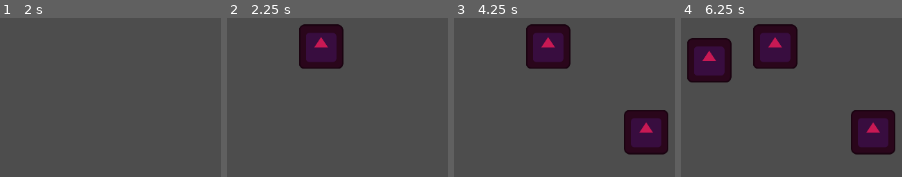
Above: before the commit, frames 1-4 (left to right).
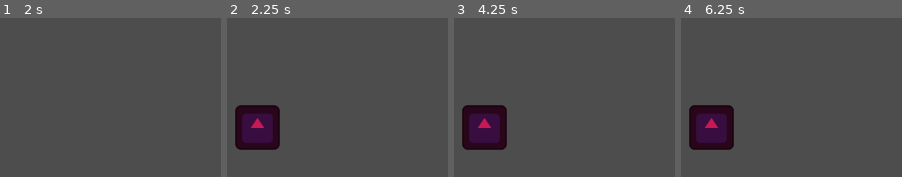
Above: after the commit, the same moments.

Repository: qewqew-games/godot-snowflakes
Game: Godot game, scene res://scenes/main/main.tscn
The game is run twice, just before and just after one commit, with the same random seed, the same clock (stepped at 60 frames per second) and the same inputs. The engine's default icon, where the game draws it, is replaced by a stand-in: a white triangle on a blue panel in a dark square.
Inputs:
- Up to frame 1 (2 s): tap Enter at 0.5 s; tap Space at 1.25 s
- Up to frame 2 (2.25 s): tap Enter at 2 s
- Up to frame 3 (4.25 s): tap Space at 2.75 s; tap Enter at 3.5 s
- Up to frame 4 (6.25 s): tap Space at 5 s

Frame 1 is identical in both runs. In frame 2, 11% of the frame differs, in the area x 3-53%, y 3-84%; in frame 3, 17%; in frame 4, 23%, in the area x 2-97%, y 3-87%.

Commit message:
Remove extraneous code & update readme

Diff:
--- a/autoload/entities.gd
+++ b/autoload/entities.gd
@@ -2,10 +2,6 @@
 
 signal entity_added(entity: Entity)
 
-var entity_instances: Array[Entity] = []
-
 
 func add_entity(entity_instance: Entity) -> void:
-	if not entity_instance in entity_instances:
-		entity_instances.append(entity_instance)
-		entity_added.emit(entity_instance)
+	entity_added.emit(entity_instance)
--- a/scripts/spawner.gd
+++ b/scripts/spawner.gd
@@ -4,24 +4,9 @@
 @export var spawn_timer: Timer = null
 @export var entity_to_spawn: PackedScene
 @export var spawn_destination: Node2D = null
-@export var spawn_radius: float = 324.0
-@export var spawn_centre := Vector2.ZERO
 
 
 func _ready() -> void:
 	spawn_timer.timeout.connect(func() -> void:
-		spawn_randomly_in_radius(spawn_centre, spawn_radius)
-		print("entity_instances: ", Entities.entity_instances, "\n")
+		var entity = entity_to_spawn.instantiate()
 	)
-
-
-func spawn_randomly_in_radius(centre_position: Vector2, max_radius: float) -> Entity:
-	var angle = randf_range(0, TAU)
-	var distance = sqrt(randf()) * max_radius
-	var offset = Vector2.from_angle(angle) * distance
-	var spawn_position = centre_position + offset
-
-	# Prep entity
-	var entity = entity_to_spawn.instantiate()
-	entity.position = spawn_position
-	return entity
Binary file changed: RemoteTree.png
Not shown, changed: README.md
